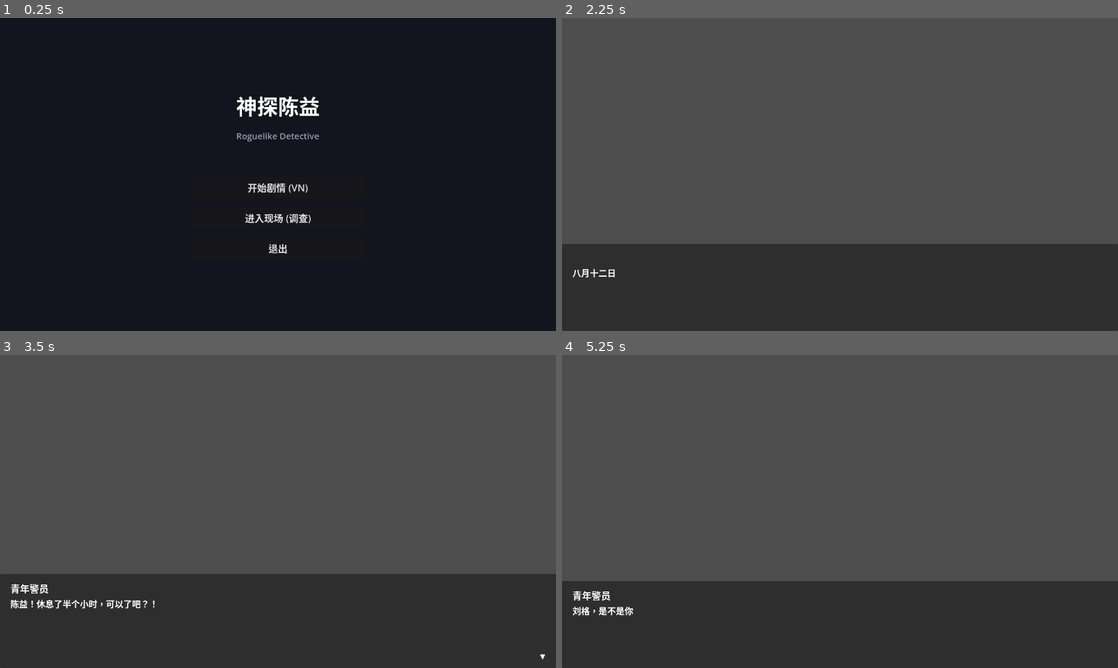
Above: before the commit, frames 1-4 (two rows, left to right).
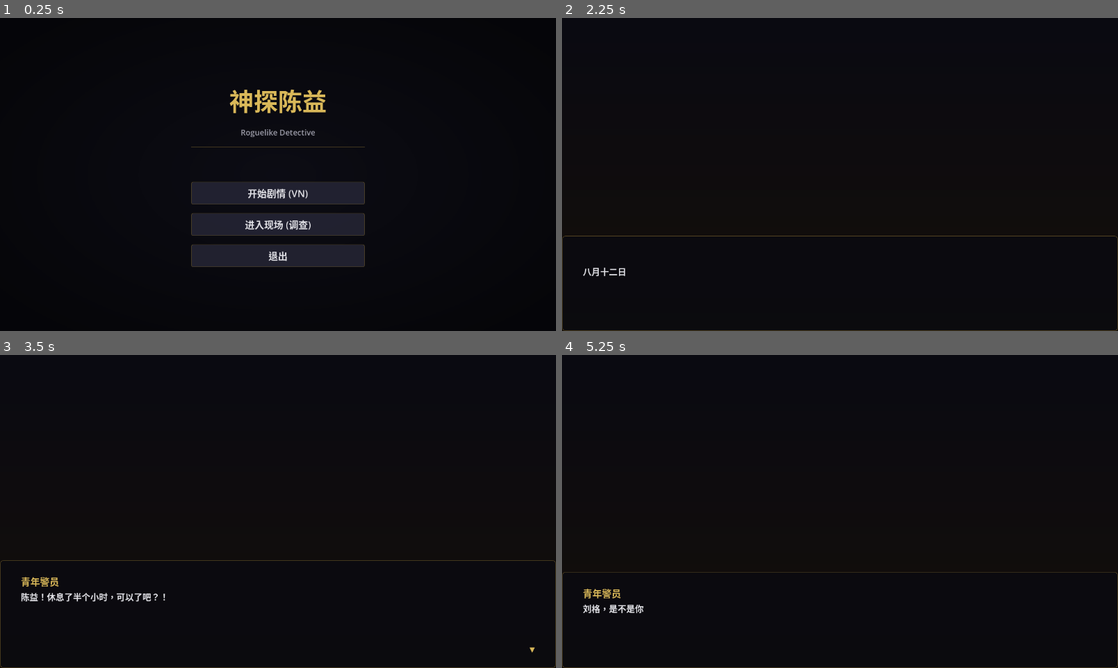
Above: after the commit, the same moments.

Repository: codes1gn/my-game-dev
Game: Godot game, scene res://src/ui/main_menu.tscn
Same seed, same stepped clock (60 frames per second), same inputs: the game is played once before the commit and once after it.
Inputs (mouse positions are in pixels of both pictures, inside the frame that each line leads up to):
- Up to frame 1 (0.25 s): no input
- Up to frame 2 (2.25 s): click "进入现场 (调查)" at 0.5 s; click "返回" at 1.25 s; click "开始剧情 (VN)" at 2 s
- Up to frame 3 (3.5 s): tap Enter (ui_accept) at 2.75, 3.02 s; move the mouse to (400, 495) at 2.77 s; click (400, 495) at 2.92 s
- Up to frame 4 (5.25 s): tap Enter (ui_accept) at 3.5, 4.25, 5 s; drag from (728, 527) to (812, 574) at 3.52 s; move the mouse to (895, 442) at 4.27 s; click (895, 442) at 4.42 s; drag from (812, 574) to (673, 464) at 5.02 s

The runs differ from the first frame. In frame 1, 2.5% of the frame differs, in the area x 34-66%, y 22-80%; in frame 2, 100%, in the area x 0-100%, y 0-100%; in frame 3, 100%; in frame 4, 100%.

Commit message:
style: dark detective UI theme with gold accents across all scenes

Diff:
--- /dev/null
+++ b/assets/ui/detective_theme.tres
@@ -0,0 +1,32 @@
+[gd_resource type="Theme" format=3]
+
+[resource]
+
+default_font_size = 16
+
+Button/colors/font_color = Color(0.82, 0.82, 0.85, 1)
+Button/colors/font_hover_color = Color(0.95, 0.85, 0.55, 1)
+Button/colors/font_pressed_color = Color(1, 0.9, 0.5, 1)
+Button/colors/font_disabled_color = Color(0.4, 0.4, 0.4, 1)
+Button/colors/font_focus_color = Color(0.95, 0.85, 0.55, 1)
+
+Label/colors/font_color = Color(0.85, 0.85, 0.88, 1)
+Label/colors/font_shadow_color = Color(0, 0, 0, 0.5)
+Label/constants/shadow_offset_x = 1
+Label/constants/shadow_offset_y = 1
+
+RichTextLabel/colors/default_color = Color(0.82, 0.82, 0.85, 1)
+
+PanelContainer/styles/panel = SubResource("panel_style")
+
+[sub_resource type="StyleBoxFlat" id="panel_style"]
+bg_color = Color(0.1, 0.1, 0.14, 0.92)
+border_width_left = 1
+border_width_top = 1
+border_width_right = 1
+border_width_bottom = 1
+border_color = Color(0.35, 0.3, 0.2, 0.6)
+corner_radius_top_left = 4
+corner_radius_top_right = 4
+corner_radius_bottom_right = 4
+corner_radius_bottom_left = 4
--- a/project.godot
+++ b/project.godot
@@ -20,6 +20,7 @@
 GRBServer="*uid://hwkgc74v20qq"
 EventBus="*res://src/autoload/event_bus.gd"
 GameManager="*res://src/autoload/game_manager.gd"
+ThemeManager="*res://src/autoload/theme_manager.gd"
 
 [display]
 
--- /dev/null
+++ b/src/autoload/theme_manager.gd
@@ -0,0 +1,95 @@
+extends Node
+
+const COLORS := {
+	"bg_dark": Color(0.06, 0.06, 0.09, 1.0),
+	"bg_medium": Color(0.10, 0.10, 0.14, 1.0),
+	"bg_panel": Color(0.12, 0.12, 0.17, 0.94),
+	"accent_gold": Color(0.85, 0.72, 0.35, 1.0),
+	"accent_gold_dim": Color(0.55, 0.45, 0.2, 0.6),
+	"text_primary": Color(0.88, 0.88, 0.90, 1.0),
+	"text_secondary": Color(0.60, 0.60, 0.65, 1.0),
+	"text_highlight": Color(1.0, 0.92, 0.55, 1.0),
+	"border": Color(0.30, 0.25, 0.15, 0.5),
+	"danger": Color(0.8, 0.25, 0.2, 1.0),
+	"success": Color(0.2, 0.7, 0.35, 1.0),
+}
+
+func make_panel_style(bg_color: Color = COLORS["bg_panel"], border_color: Color = COLORS["border"], corner: int = 6) -> StyleBoxFlat:
+	var style := StyleBoxFlat.new()
+	style.bg_color = bg_color
+	style.set_border_width_all(1)
+	style.border_color = border_color
+	style.set_corner_radius_all(corner)
+	style.content_margin_left = 12
+	style.content_margin_right = 12
+	style.content_margin_top = 8
+	style.content_margin_bottom = 8
+	return style
+
+func make_button_style(bg_color: Color, border_color: Color, corner: int = 4) -> StyleBoxFlat:
+	var style := StyleBoxFlat.new()
+	style.bg_color = bg_color
+	style.set_border_width_all(1)
+	style.border_color = border_color
+	style.set_corner_radius_all(corner)
+	style.content_margin_left = 16
+	style.content_margin_right = 16
+	style.content_margin_top = 8
+	style.content_margin_bottom = 8
+	return style
+
+func style_button(btn: Button) -> void:
+	var normal := make_button_style(Color(0.14, 0.14, 0.20, 0.9), COLORS["accent_gold_dim"])
+	var hover := make_button_style(Color(0.18, 0.17, 0.24, 0.95), COLORS["accent_gold"])
+	var pressed := make_button_style(Color(0.22, 0.20, 0.12, 0.95), COLORS["accent_gold"])
+	btn.add_theme_stylebox_override("normal", normal)
+	btn.add_theme_stylebox_override("hover", hover)
+	btn.add_theme_stylebox_override("pressed", pressed)
+	btn.add_theme_color_override("font_color", COLORS["text_primary"])
+	btn.add_theme_color_override("font_hover_color", COLORS["text_highlight"])
+	btn.add_theme_color_override("font_pressed_color", COLORS["accent_gold"])
+
+func style_label(lbl: Label, color: Color = COLORS["text_primary"]) -> void:
+	lbl.add_theme_color_override("font_color", color)
+
+func generate_gradient_bg(width: int, height: int, top_color: Color, bottom_color: Color) -> ImageTexture:
+	var img := Image.create(width, height, false, Image.FORMAT_RGBA8)
+	for y in range(height):
+		var t := float(y) / float(height)
+		var c := top_color.lerp(bottom_color, t)
+		for x in range(width):
+			img.set_pixel(x, y, c)
+	return ImageTexture.create_from_image(img)
+
+func generate_vignette_bg(width: int, height: int, base_color: Color) -> ImageTexture:
+	var img := Image.create(width, height, false, Image.FORMAT_RGBA8)
+	var cx := width / 2.0
+	var cy := height / 2.0
+	var max_dist := sqrt(cx * cx + cy * cy)
+	for y in range(height):
+		for x in range(width):
+			var dx := (x - cx) / cx
+			var dy := (y - cy) / cy
+			var dist := sqrt(dx * dx + dy * dy) / 1.4
+			var dark_factor := clampf(dist * 0.6, 0.0, 0.55)
+			var c := base_color.darkened(dark_factor)
+			img.set_pixel(x, y, c)
+	return ImageTexture.create_from_image(img)
+
+func generate_crime_scene_bg(width: int, height: int) -> ImageTexture:
+	var img := Image.create(width, height, false, Image.FORMAT_RGBA8)
+	var base := Color(0.14, 0.16, 0.20, 1.0)
+	for y in range(height):
+		for x in range(width):
+			var noise_r := randf_range(-0.015, 0.015)
+			var c := Color(base.r + noise_r, base.g + noise_r, base.b + noise_r, 1.0)
+			img.set_pixel(x, y, c)
+	var grid_color := Color(0.22, 0.24, 0.28, 0.4)
+	var step := 40
+	for y in range(0, height, step):
+		for x in range(width):
+			img.set_pixel(x, y, img.get_pixel(x, y).lerp(grid_color, 0.3))
+	for x in range(0, width, step):
+		for y in range(height):
+			img.set_pixel(x, y, img.get_pixel(x, y).lerp(grid_color, 0.3))
+	return ImageTexture.create_from_image(img)
--- a/src/investigation/deduction_board.gd
+++ b/src/investigation/deduction_board.gd
@@ -18,7 +18,32 @@
 	result_popup.visible = false
 	submit_button.pressed.connect(_on_submit)
 	result_close.pressed.connect(func(): result_popup.visible = false; _return_to_menu())
+	_apply_theme()
 	_load_case("res://data/cases/case_001_deduction.json")
+
+func _apply_theme() -> void:
+	var bg_tex := ThemeManager.generate_gradient_bg(960, 540, Color(0.06, 0.06, 0.10), Color(0.04, 0.04, 0.06))
+	$Background.texture = bg_tex
+	$Background.expand_mode = 1
+	$Background.stretch_mode = 6
+
+	title_label.add_theme_color_override("font_color", ThemeManager.COLORS["accent_gold"])
+
+	var left_style := ThemeManager.make_panel_style(Color(0.08, 0.08, 0.12, 0.9), ThemeManager.COLORS["border"], 6)
+	$HSplit/LeftPanel.add_theme_stylebox_override("panel", left_style)
+	var right_style := ThemeManager.make_panel_style(Color(0.08, 0.08, 0.12, 0.9), ThemeManager.COLORS["border"], 6)
+	$HSplit/RightPanel.add_theme_stylebox_override("panel", right_style)
+
+	ThemeManager.style_button(submit_button)
+	submit_button.add_theme_font_size_override("font_size", 22)
+
+	var popup_style := ThemeManager.make_panel_style(
+		Color(0.06, 0.06, 0.09, 0.96),
+		ThemeManager.COLORS["accent_gold_dim"], 8
+	)
+	result_popup.add_theme_stylebox_override("panel", popup_style)
+	result_title.add_theme_color_override("font_color", ThemeManager.COLORS["accent_gold"])
+	ThemeManager.style_button(result_close)
 
 func _load_case(path: String) -> void:
 	_case_data = GameManager.load_json(path)
@@ -38,6 +63,7 @@
 	var header := Label.new()
 	header.text = "已收集证据"
 	header.add_theme_font_size_override("font_size", 20)
+	header.add_theme_color_override("font_color", ThemeManager.COLORS["accent_gold"])
 	evidence_list.add_child(header)
 
 	var sep := HSeparator.new()
@@ -61,6 +87,7 @@
 		var q_label := Label.new()
 		q_label.text = q.get("prompt", "")
 		q_label.add_theme_font_size_override("font_size", 18)
+		q_label.add_theme_color_override("font_color", ThemeManager.COLORS["accent_gold"])
 		q_label.autowrap_mode = TextServer.AUTOWRAP_WORD_SMART
 		q_label.custom_minimum_size = Vector2(400, 0)
 		question_container.add_child(q_label)
@@ -75,6 +102,7 @@
 			btn.text = opt.get("text", "")
 			btn.toggle_mode = true
 			btn.add_theme_font_size_override("font_size", 15)
+			ThemeManager.style_button(btn)
 			var opt_id: String = opt.get("id", str(i))
 			btn.pressed.connect(func():
 				_answers[q_id] = opt_id
--- a/src/investigation/deduction_board.tscn
+++ b/src/investigation/deduction_board.tscn
@@ -11,14 +11,15 @@
 grow_vertical = 2
 script = ExtResource("1")
 
-[node name="Background" type="ColorRect" parent="."]
+[node name="Background" type="TextureRect" parent="."]
 layout_mode = 1
 anchors_preset = 15
 anchor_right = 1.0
 anchor_bottom = 1.0
 grow_horizontal = 2
 grow_vertical = 2
-color = Color(0.1, 0.1, 0.15, 1)
+expand_mode = 1
+stretch_mode = 6
 
 [node name="TitleBar" type="HBoxContainer" parent="."]
 layout_mode = 1
--- a/src/investigation/investigation_scene.gd
+++ b/src/investigation/investigation_scene.gd
@@ -16,7 +16,28 @@
 func _ready() -> void:
 	evidence_popup.visible = false
 	back_button.pressed.connect(_on_back)
+	_apply_theme()
 	_load_scene("res://data/scenes/case_001_apartment.json")
+
+func _apply_theme() -> void:
+	var bg_tex := ThemeManager.generate_crime_scene_bg(960, 540)
+	$Background.texture = bg_tex
+	$Background.expand_mode = 1
+	$Background.stretch_mode = 6
+
+	var map_style := ThemeManager.make_panel_style(Color(0.12, 0.14, 0.18, 0.9), Color(0.25, 0.22, 0.15, 0.4), 4)
+	$SceneMapBg.visible = false
+
+	$SceneLabel.add_theme_color_override("font_color", ThemeManager.COLORS["accent_gold"])
+	status_label.add_theme_color_override("font_color", ThemeManager.COLORS["text_primary"])
+	ThemeManager.style_button(back_button)
+
+	var popup_style := ThemeManager.make_panel_style(
+		Color(0.06, 0.06, 0.09, 0.95),
+		ThemeManager.COLORS["accent_gold_dim"], 8
+	)
+	evidence_popup.add_theme_stylebox_override("panel", popup_style)
+	evidence_title.add_theme_color_override("font_color", ThemeManager.COLORS["accent_gold"])
 
 func _load_scene(path: String) -> void:
 	_scene_data = GameManager.load_json(path)
@@ -41,7 +62,8 @@
 		btn.custom_minimum_size = Vector2(rect.get("w", 80), rect.get("h", 60))
 		btn.size = btn.custom_minimum_size
 		btn.add_theme_font_size_override("font_size", 16)
-		btn.modulate = Color(1, 1, 1, 0.8)
+		ThemeManager.style_button(btn)
+		btn.modulate = Color(1, 1, 1, 0.85)
 
 		var hs_id: String = hs["id"]
 		btn.pressed.connect(func(): _on_hotspot_clicked(hs_id))
@@ -87,6 +109,7 @@
 	for analysis in analyses:
 		var action_btn := Button.new()
 		action_btn.text = analysis.get("action", "检查")
+		ThemeManager.style_button(action_btn)
 		var result_text: String = analysis.get("result", "无结果")
 		action_btn.pressed.connect(func():
 			evidence_desc.text = desc + "\n\n【分析结果】\n" + result_text
@@ -95,6 +118,7 @@
 
 	var close_btn := Button.new()
 	close_btn.text = "关闭"
+	ThemeManager.style_button(close_btn)
 	close_btn.pressed.connect(func(): evidence_popup.visible = false)
 	evidence_actions.add_child(close_btn)
 
@@ -114,6 +138,7 @@
 
 	var close_btn := Button.new()
 	close_btn.text = "关闭"
+	ThemeManager.style_button(close_btn)
 	close_btn.pressed.connect(func(): evidence_popup.visible = false)
 	evidence_actions.add_child(close_btn)
 
@@ -139,6 +164,7 @@
 	deduce_btn.text = "开始推理"
 	deduce_btn.add_theme_font_size_override("font_size", 18)
 	deduce_btn.custom_minimum_size = Vector2(140, 40)
+	ThemeManager.style_button(deduce_btn)
 	deduce_btn.pressed.connect(func():
 		get_tree().change_scene_to_file("res://src/investigation/deduction_board.tscn")
 	)
--- a/src/investigation/investigation_scene.tscn
+++ b/src/investigation/investigation_scene.tscn
@@ -11,14 +11,15 @@
 grow_vertical = 2
 script = ExtResource("1")
 
-[node name="Background" type="ColorRect" parent="."]
+[node name="Background" type="TextureRect" parent="."]
 layout_mode = 1
 anchors_preset = 15
 anchor_right = 1.0
 anchor_bottom = 1.0
 grow_horizontal = 2
 grow_vertical = 2
-color = Color(0.15, 0.15, 0.2, 1)
+expand_mode = 1
+stretch_mode = 6
 
 [node name="SceneLabel" type="Label" parent="."]
 layout_mode = 1
--- a/src/ui/main_menu.gd
+++ b/src/ui/main_menu.gd
@@ -1,10 +1,34 @@
 extends Control
 
 func _ready() -> void:
+	_apply_theme()
 	$VBox/StartButton.pressed.connect(_on_start)
 	$VBox/QuitButton.pressed.connect(_on_quit)
 	if $VBox.has_node("InvestigateButton"):
 		$VBox/InvestigateButton.pressed.connect(_on_investigate)
+
+func _apply_theme() -> void:
+	var bg_tex := ThemeManager.generate_vignette_bg(1280, 720, Color(0.05, 0.05, 0.08))
+	$Background.texture = bg_tex
+	$Background.expand_mode = 1
+	$Background.stretch_mode = 6
+
+	$VBox/Title.add_theme_color_override("font_color", ThemeManager.COLORS["accent_gold"])
+	$VBox/Title.add_theme_font_size_override("font_size", 56)
+
+	$VBox/Subtitle.add_theme_color_override("font_color", ThemeManager.COLORS["text_secondary"])
+	$VBox/Subtitle.add_theme_font_size_override("font_size", 18)
+
+	for child in $VBox.get_children():
+		if child is Button:
+			ThemeManager.style_button(child)
+			child.custom_minimum_size = Vector2(320, 52)
+
+	var line := ColorRect.new()
+	line.color = ThemeManager.COLORS["accent_gold_dim"]
+	line.custom_minimum_size = Vector2(200, 1)
+	$VBox.add_child(line)
+	$VBox.move_child(line, 2)
 
 func _on_start() -> void:
 	GameManager.change_state(GameManager.STATE_DAILY_LIFE)
--- a/src/ui/main_menu.tscn
+++ b/src/ui/main_menu.tscn
@@ -11,14 +11,15 @@
 grow_vertical = 2
 script = ExtResource("1")
 
-[node name="Background" type="ColorRect" parent="."]
+[node name="Background" type="TextureRect" parent="."]
 layout_mode = 1
 anchors_preset = 15
 anchor_right = 1.0
 anchor_bottom = 1.0
 grow_horizontal = 2
 grow_vertical = 2
-color = Color(0.08, 0.08, 0.12, 1)
+expand_mode = 1
+stretch_mode = 6
 
 [node name="VBox" type="VBoxContainer" parent="."]
 layout_mode = 1
--- a/src/vn/choice_panel.gd
+++ b/src/vn/choice_panel.gd
@@ -12,6 +12,7 @@
 		btn.text = opt.get("text", "???")
 		btn.custom_minimum_size = Vector2(400, 50)
 		btn.add_theme_font_size_override("font_size", 20)
+		ThemeManager.style_button(btn)
 		var idx := i
 		btn.pressed.connect(func(): _on_choice(idx))
 		add_child(btn)
--- a/src/vn/dialogue_box.gd
+++ b/src/vn/dialogue_box.gd
@@ -14,6 +14,9 @@
 
 func _ready() -> void:
 	continue_indicator.visible = false
+	speaker_label.add_theme_color_override("font_color", ThemeManager.COLORS["accent_gold"])
+	text_label.add_theme_color_override("default_color", ThemeManager.COLORS["text_primary"])
+	continue_indicator.add_theme_color_override("font_color", ThemeManager.COLORS["accent_gold"])
 
 func _process(delta: float) -> void:
 	if not _is_typing:
--- a/src/vn/vn_engine.gd
+++ b/src/vn/vn_engine.gd
@@ -13,6 +13,7 @@
 var _pending_dialogue_path: String = ""
 
 func _ready() -> void:
+	_apply_theme()
 	dialogue_box.advance_requested.connect(_on_advance)
 	choice_panel.choice_selected.connect(_on_choice_selected)
 	choice_panel.visible = false
@@ -22,6 +23,20 @@
 		start_dialogue(_pending_dialogue_path)
 	else:
 		start_dialogue("res://data/dialogue/case_001_opening.json")
+
+func _apply_theme() -> void:
+	var bg_tex := ThemeManager.generate_gradient_bg(1280, 720, Color(0.04, 0.04, 0.07), Color(0.08, 0.06, 0.04))
+	background.texture = bg_tex
+
+	var box_style := ThemeManager.make_panel_style(
+		Color(0.04, 0.04, 0.06, 0.88),
+		ThemeManager.COLORS["accent_gold_dim"], 8
+	)
+	box_style.content_margin_left = 24
+	box_style.content_margin_right = 24
+	box_style.content_margin_top = 16
+	box_style.content_margin_bottom = 16
+	dialogue_box.add_theme_stylebox_override("panel", box_style)
 
 func start_dialogue(dialogue_path: String) -> void:
 	print("[VN] Loading dialogue: ", dialogue_path)
Binary file added: debug/screenshots/screenshot-2026-06-01T15-56-01-603Z.png
Binary file added: debug/screenshots/screenshot-2026-06-01T15-56-16-868Z.png
Binary file added: debug/screenshots/screenshot-2026-06-01T15-56-44-879Z.png
Binary file added: debug/screenshots/screenshot-2026-06-01T15-57-16-717Z.png
Binary file added: debug/screenshots/screenshot-2026-06-01T15-57-53-333Z.png
Not shown, added: debug/grb-launch/launch-failure-2026-06-01T15-55-49-495Z.log
Not shown, added: debug/grb-launch/launch-failure-2026-06-01T15-56-50-386Z.log
Not shown, added: debug/grb-launch/launch-failure-2026-06-01T15-58-20-241Z.log
